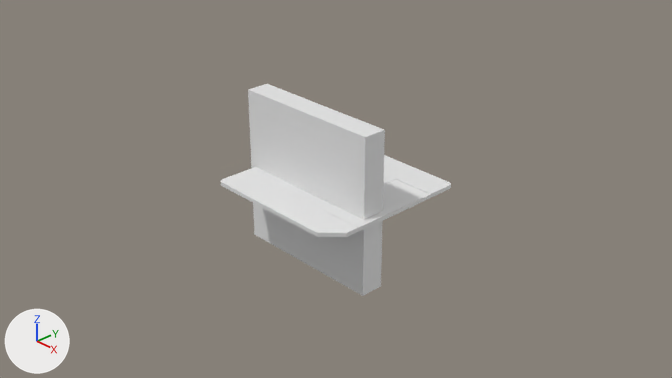
One commit to the Blender file Assets/Models/Enemies/diskette.blend: the scene before it, then after it.
Rendered twice from the file's camera 'Camera'. Every picture has the same lights, and +X, +Y and +Z are marked at lower left.
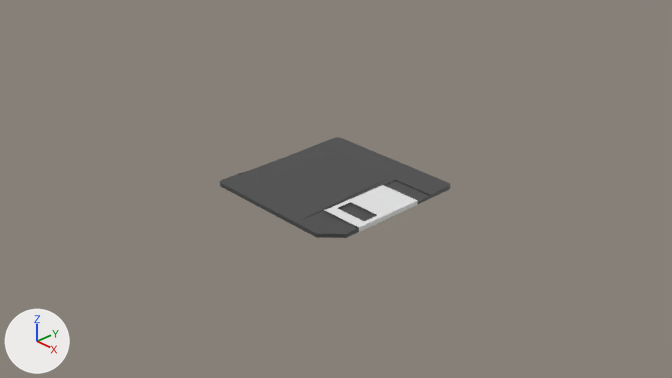
Commit message: update diskette model

The edits, one by one:
Material 'Material.001' (mat_material_001) is new.
Its base color is (0.07, 0.07, 0.07) (dark grey #4b4b4b).
me_cube_001 is used by ob_cube; location (0.0, 0.0, 0.0); scale (1.0, 1.0, 0.025).
me_cube_001 had 102 vertices, 73 faces and spanned x -1.0..1.0, y -1.0..1.0, z -1.0..1.0.
me_cube_001 now has 96 vertices, 61 faces and spans x -1.0..1.0, y -1.0..1.0, z -1.0..1.0.
Part 1, on me_cube_001:
17 vertices are removed from x -1.0..0.44, y -0.6..0.6, z 0.74..1.0.
26 faces are deleted.
4 vertices in x 0.42..1.0, y -0.6..0.6, z 0.74 move by (0.0, 0.0, -0.36).
3 vertices in x -1.0..0.2, y -0.6, z 1.0 move by (0.0, -0.09, 0.0).
3 vertices in x -0.6..0.2, y -0.6, z 1.0 move by (0.0, -0.09, -0.44).
1 vertex moves from x -1.0, y 0.6, z 1.0 to x -1.0, y 0.71, z 1.0.
11 vertices are added at x -1.0..0.44, y -0.69..0.71, z 0.38..1.0.
14 new faces join them.
me_cube_001 part 2: 47 faces spanning x -1.0..1.0, y -1.0..1.0, z -1.0..1.0 switch from no material to mat_material_001 (dark grey #4b4b4b).
Object 'Cube' (ob_cube) moves from (0.0, 0.0, 0.0) to (0.006, -0.015, -0.003).
Object 'Cube.001' (ob_cube_001) moves from (1.002, -0.118, 0.0) to (1.008, -0.118, 0.0).
Object 'Cube.001' (ob_cube_001) is rescaled from (0.0014, 0.476, 0.0264) to (0.0014, 0.476, 0.0281).
Object 'Cube.001' (ob_cube_001) gains a BOOLEAN modifier named 'Boolean'.
Modifier setting: object = ob_cube_002.
Object 'Cube.002' (ob_cube_002) moves from (-0.082, -0.276, 0.025) to (0.728, -0.344, 0.025).
Object 'Cube.002' (ob_cube_002) is rescaled from (1.0, 0.15, 1.0) to (-0.217, 0.107, 1.0).
Object 'Cube.002' (ob_cube_002) is now hidden.

Where the change shows, as pixel boxes [x1, y1, x2, y2] in the pictures (672 x 378 px):
'Cube.002', hidden: before [248, 84, 385, 296]
'Cube', reshaped, moved: before [221, 155, 451, 237]; after [220, 137, 450, 238]
'Cube.001', moved, rescaled, modifiers changed, reshaped: before [324, 185, 417, 232]; after [325, 185, 418, 232]
part 1 of me_cube_001, cut back: before [221, 155, 451, 233]; after [220, 137, 450, 234]
part 2 of me_cube_001, recoloured: before [221, 182, 451, 237]; after [220, 183, 450, 238]
